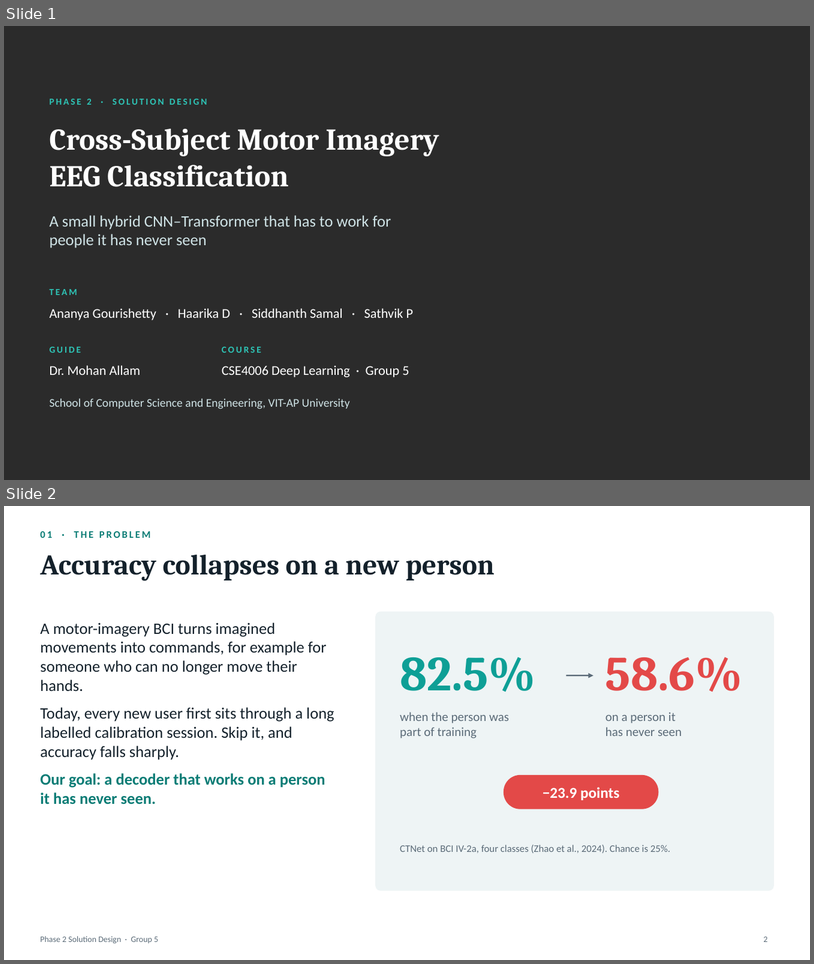
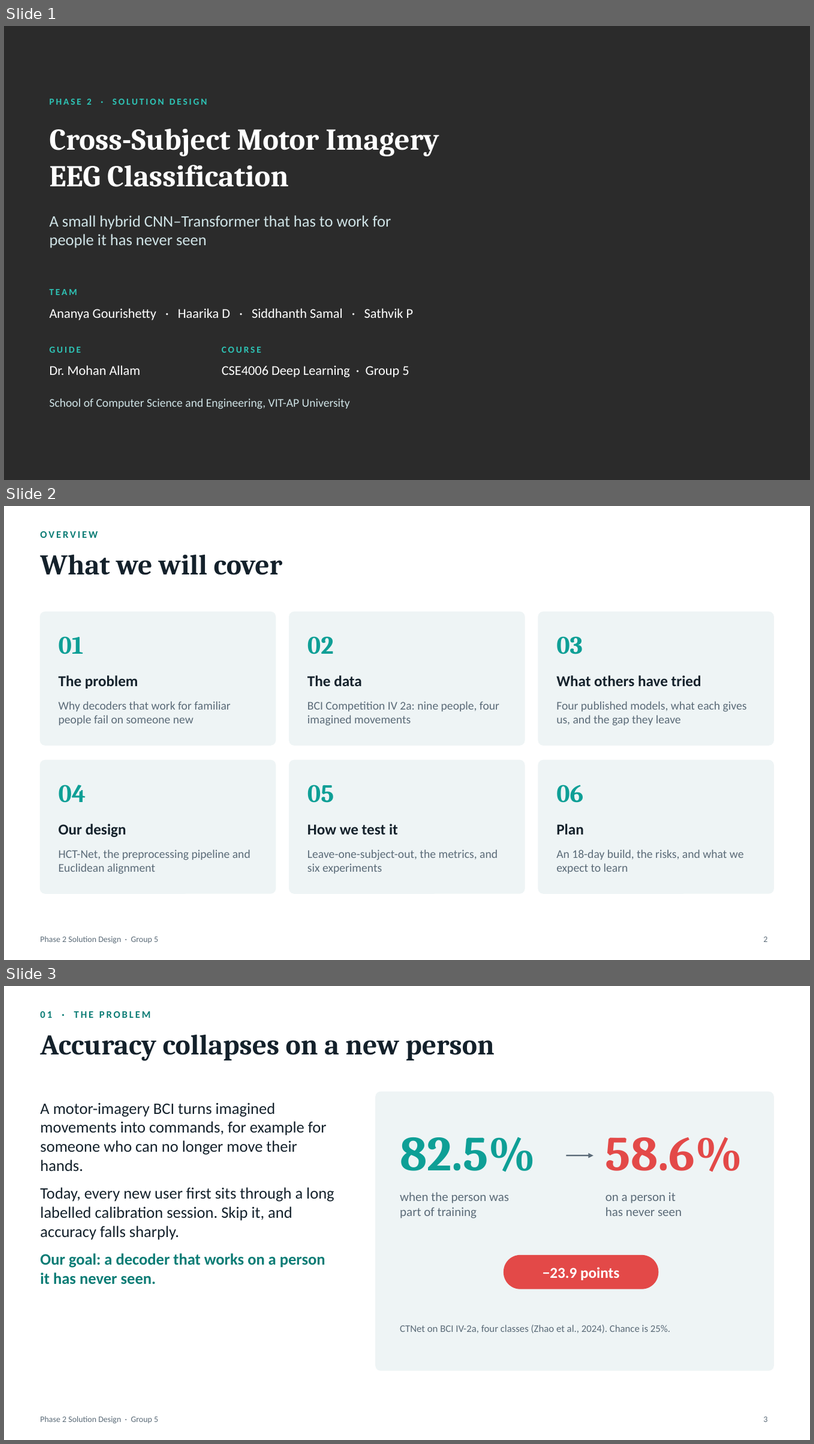
Before and after one commit to sathvikparangi907-web/neural-decoder-eeg-motor-imagery, a slide deck: Neural Decoder using EEG & Motor Imagery/Phase2_Presentation.pptx. Shown one above the other, each under a label of ours: slides 1 and 2 before the commit, slides 1, 2 and 3 after it. The pictures are 814x964 and 814x1444 pixels, drawn with LibreOffice and Linux fonts; fonts in the diff are those of the drawing; background and template pictures are left out; a plain dark background stands for a picture behind light text. Boxes give left, top, right and bottom in pixels: in the first picture for what was removed or moved away, otherwise in the second. Text is boxed around its words. In the diff, an @@ line names an element or a change of style, - is before the commit and + after.

Commit message:
Phase 2: outline, risks and references slides; equations, lists of figures and tables, abbreviations

```diff
--- a/Neural Decoder using EEG & Motor Imagery/Phase2_Presentation.pptx
+++ b/Neural Decoder using EEG & Motor Imagery/Phase2_Presentation.pptx
@@ slide 2 added at (4,506,810,960), background #FFFFFF; not listed: 1 template element that a slide beside it also shows @@
@@ text added at (40,531,98,538), 12 pt, text #0B7C75, bold @@
+OVERVIEW
@@ title added at (40,555,283,575), 34 pt, text #14212B, bold @@
+What we will cover
@@ rounded rectangle added at (40,612,276,745), fill #EEF4F5, outline #EEF4F5 1 pt @@
@@ rounded rectangle added at (290,612,525,745), fill #EEF4F5, outline #EEF4F5 1 pt @@
@@ rounded rectangle added at (539,612,774,745), fill #EEF4F5, outline #EEF4F5 1 pt @@
@@ text added at (59,636,84,654), 30 pt, text #0E9F96, bold @@
+01
@@ text added at (308,636,334,654), 30 pt, text #0E9F96, bold @@
+02
@@ text added at (557,636,583,654), 30 pt, text #0E9F96, bold @@
+03
@@ text added at (59,675,138,688), 18 pt, text #14212B, bold @@
+The problem
@@ text added at (308,675,362,686), 18 pt, text #14212B, bold @@
+The data
@@ text added at (557,675,702,686), 18 pt, text #14212B, bold @@
+What others have tried
@@ text added at (59,701,230,725), 14 pt, text #5B6B78 @@
+Why decoders that work for familiar people fail on someone new
@@ text added at (308,701,500,726), 14 pt, text #5B6B78 @@
+BCI Competition IV 2a: nine people, four imagined movements
@@ text added at (557,701,747,726), 14 pt, text #5B6B78 @@
+Four published models, what each gives us, and the gap they leave
@@ rounded rectangle added at (40,760,276,893), fill #EEF4F5, outline #EEF4F5 1 pt @@
@@ rounded rectangle added at (290,760,525,893), fill #EEF4F5, outline #EEF4F5 1 pt @@
@@ rounded rectangle added at (539,760,774,893), fill #EEF4F5, outline #EEF4F5 1 pt @@
@@ text added at (59,784,86,802), 30 pt, text #0E9F96, bold @@
+04
@@ text added at (308,784,334,802), 30 pt, text #0E9F96, bold @@
+05
@@ text added at (557,784,584,802), 30 pt, text #0E9F96, bold @@
+06
@@ text added at (59,823,126,837), 18 pt, text #14212B, bold @@
+Our design
@@ text added at (308,823,398,834), 18 pt, text #14212B, bold @@
+How we test it
@@ text added at (557,823,584,834), 18 pt, text #14212B, bold @@
+Plan
@@ text added at (59,849,251,874), 14 pt, text #5B6B78 @@
+HCT-Net, the preprocessing pipeline and Euclidean alignment
@@ text added at (308,849,498,873), 14 pt, text #5B6B78 @@
+Leave-one-subject-out, the metrics, and six experiments
@@ text added at (557,849,744,873), 14 pt, text #5B6B78 @@
+An 18-day build, the risks, and what we expect to learn
@@ page number added at (764,936,768,942), 10 pt, text #5B6B78 @@
+2
@@ what was slide 2 is now slide 3 @@
@@ page number at (764,1416,768,1422): text changed @@
-2
+3
```
Also in this commit, not shown: 2 slides changed, 2 other slides added, 7 other files.
